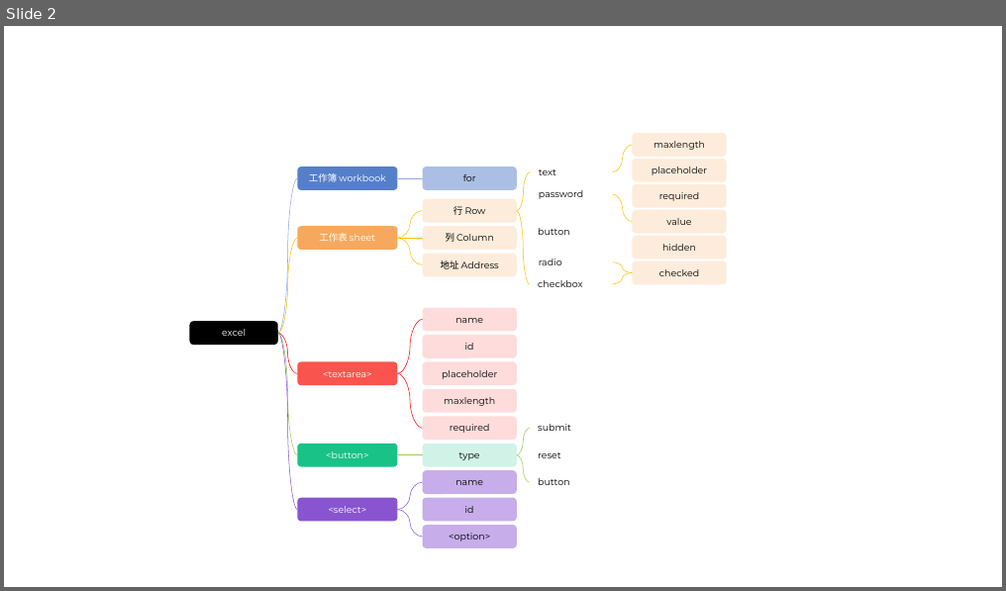
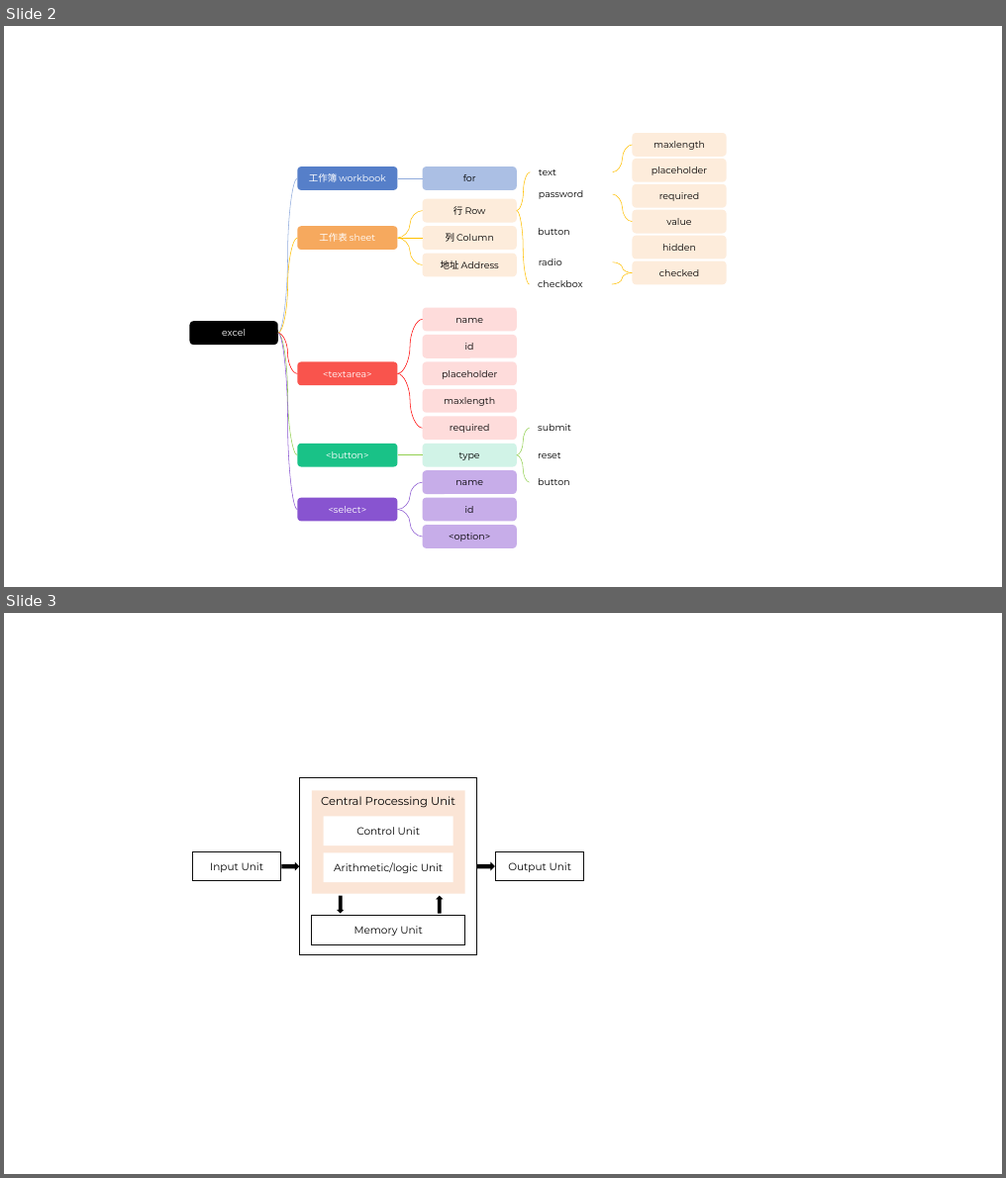
Before and after one commit to glplaman/glplaman.github.io, a slide deck: utils/file/charts.pptx. Shown one above the other, each under a label of ours: slide 2 before the commit, slides 2 and 3 after it. The pictures are 1006x591 and 1006x1178 pixels, drawn with LibreOffice and Linux fonts; fonts in the diff are those of the drawing. Boxes give left, top, right and bottom in pixels: in the first picture for what was removed or moved away, otherwise in the second. Text is boxed around its words. In the diff, an @@ line names an element or a change of style, - is before the commit and + after.

```diff
--- a/utils/file/charts.pptx
+++ b/utils/file/charts.pptx
@@ slide 3 added at (4,613,1002,1174), background #FFFFFF @@
@@ rectangle added at (300,778,476,956), outline #0D0D0D 1 pt @@
@@ rectangle added at (312,790,465,894), fill #FBE5D6, 11 pt, text #000000 @@
+Central Processing Unit
@@ rectangle added at (324,817,453,846), fill #FFFFFF, 10 pt, text #000000 @@
+Control Unit
@@ rectangle added at (193,852,281,881), outline #0D0D0D 1 pt, 10 pt, text #000000 @@
+Input Unit
@@ down arrow added at (282,862,300,871), fill #000000 @@
@@ rectangle added at (324,854,453,882), fill #FFFFFF, 10 pt, text #000000 @@
+Arithmetic/logic Unit
@@ down arrow added at (477,862,495,871), fill #000000 @@
@@ rectangle added at (496,852,584,881), outline #0D0D0D 1 pt, 10 pt, text #000000 @@
+Output Unit
@@ down arrow added at (337,896,344,914), fill #000000 @@
@@ down arrow added at (436,896,444,914), fill #000000 @@
@@ rectangle added at (312,916,465,946), outline #0D0D0D 1 pt, 10 pt, text #000000 @@
+Memory Unit
```
Also in this commit, not shown: 9 slides changed, 1 other slide added, 21 other files.
